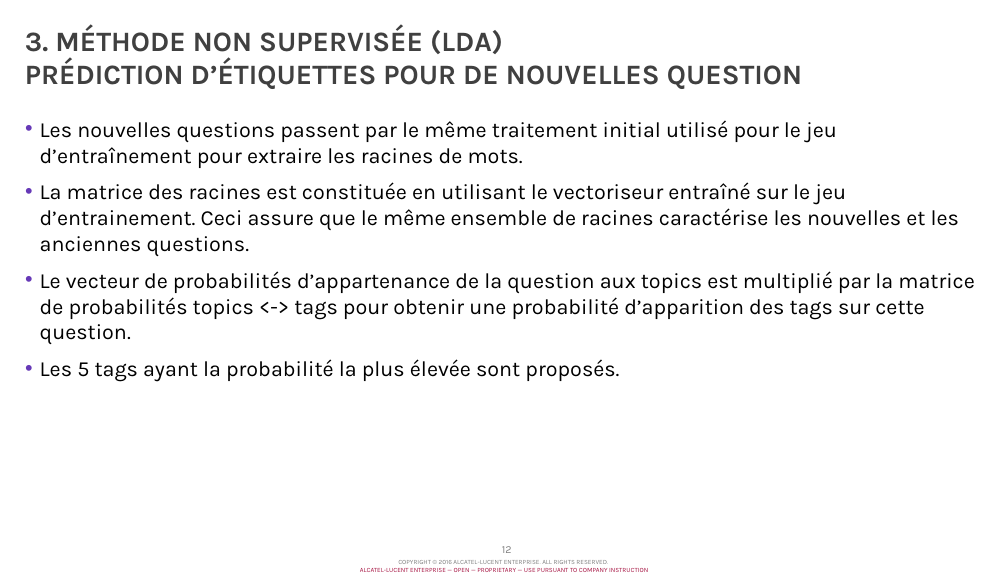
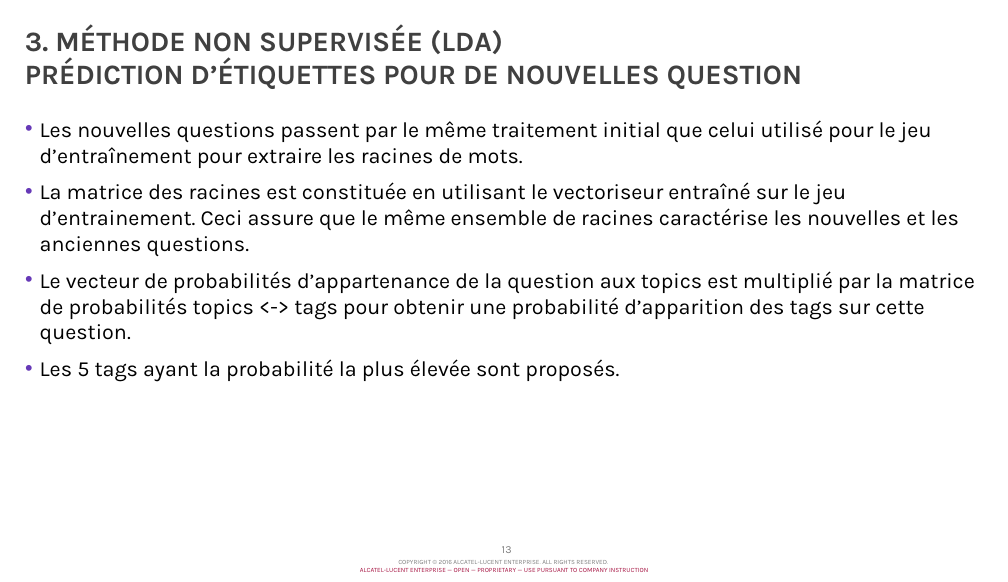
Before and after one commit to chmuths/projet_6, a slide deck: slide 13 of docs/Projet 6 - C. Muths - Traitement langage naturel.pptx (slide 12 before the commit). Drawn at 1008x582 pixels with LibreOffice and Linux fonts; fonts in the diff are those of the drawing; background and template pictures are left out. Boxes give left, top, right and bottom in pixels: in the first picture for what was removed or moved away, otherwise in the second. Text is boxed around its words. In the diff, an @@ line names an element or a change of style, - is before the commit and + after.

```diff
--- a/docs/Projet 6 - C. Muths - Traitement langage naturel.pptx
+++ b/docs/Projet 6 - C. Muths - Traitement langage naturel.pptx
@@ text at [40, 120, 932, 168]: text changed @@
-• Les nouvelles questions passent par le même traitement initial utilisé pour le jeu d’entraînement pour extraire les racines de mots.
+• Les nouvelles questions passent par le même traitement initial que celui utilisé pour le jeu d’entraînement pour extraire les racines de mots.
@@ page number at [502, 546, 512, 553]: text changed @@
-12
+13
```
Also in this commit, not shown: 10 other slides changed, 2 slides added, 4 other files.
